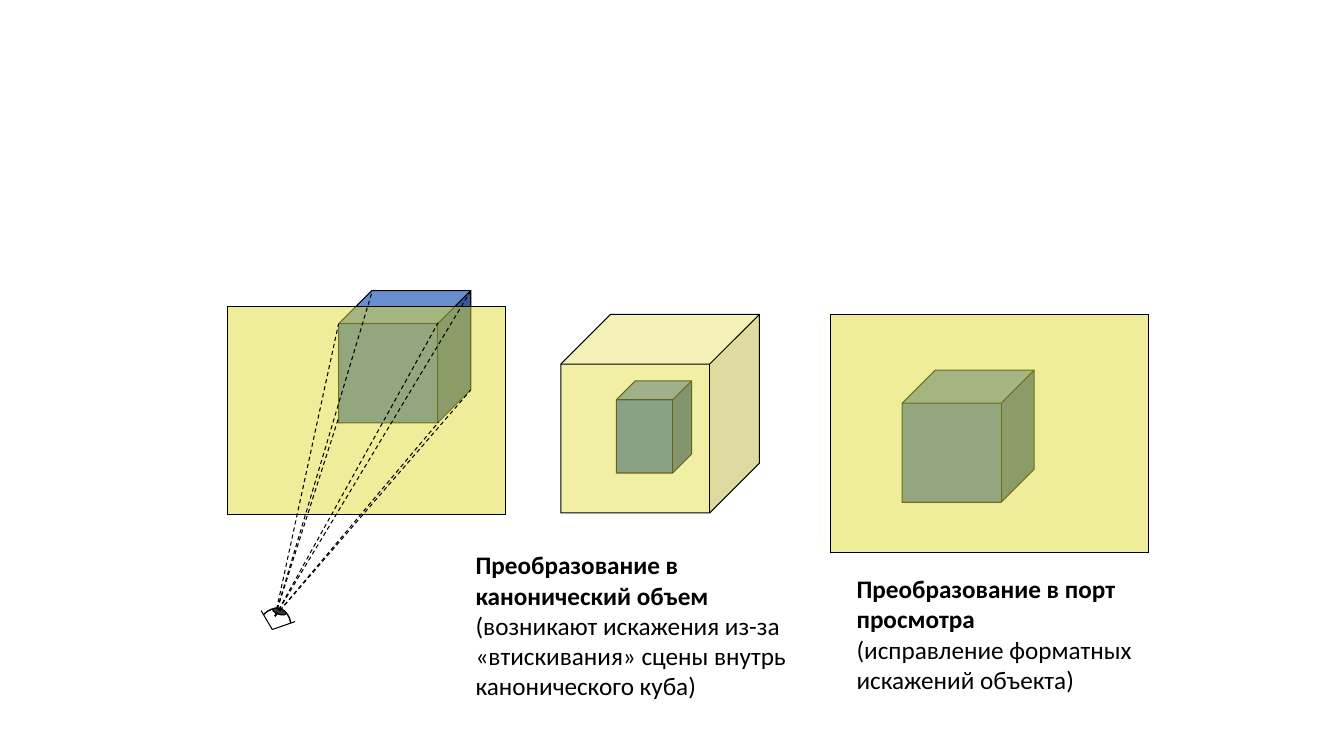
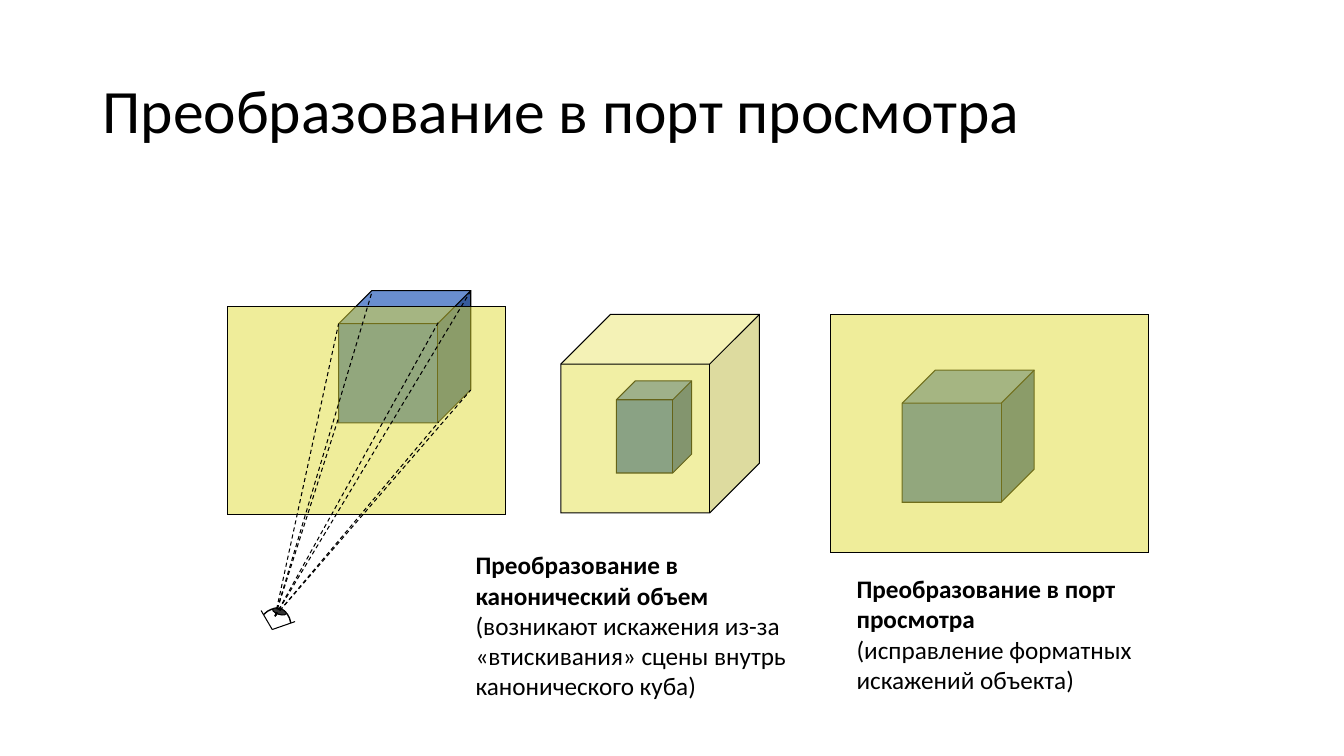
Before and after one commit to alexey-malov/cg-course, a slide deck: slide 158 of lectures/03 - Векторный анализ, трансформации и матрицы.pptx (slide 156 before the commit). Drawn at 1344x756 pixels with LibreOffice and Linux fonts; fonts in the diff are those of the drawing. Boxes give left, top, right and bottom in pixels: in the first picture for what was removed or moved away, otherwise in the second. Text is boxed around its words. In the diff, an @@ line names an element or a change of style, - is before the commit and + after.

```diff
--- a/lectures/03 - Векторный анализ, трансформации и матрицы.pptx
+++ b/lectures/03 - Векторный анализ, трансформации и матрицы.pptx
@@ title added at bbox=[102, 91, 1019, 143], 44 pt, text #000000 @@
+Преобразование в порт просмотра
```
Also in this commit, not shown: 14 other slides changed, 2 slides added, 1 other file.
